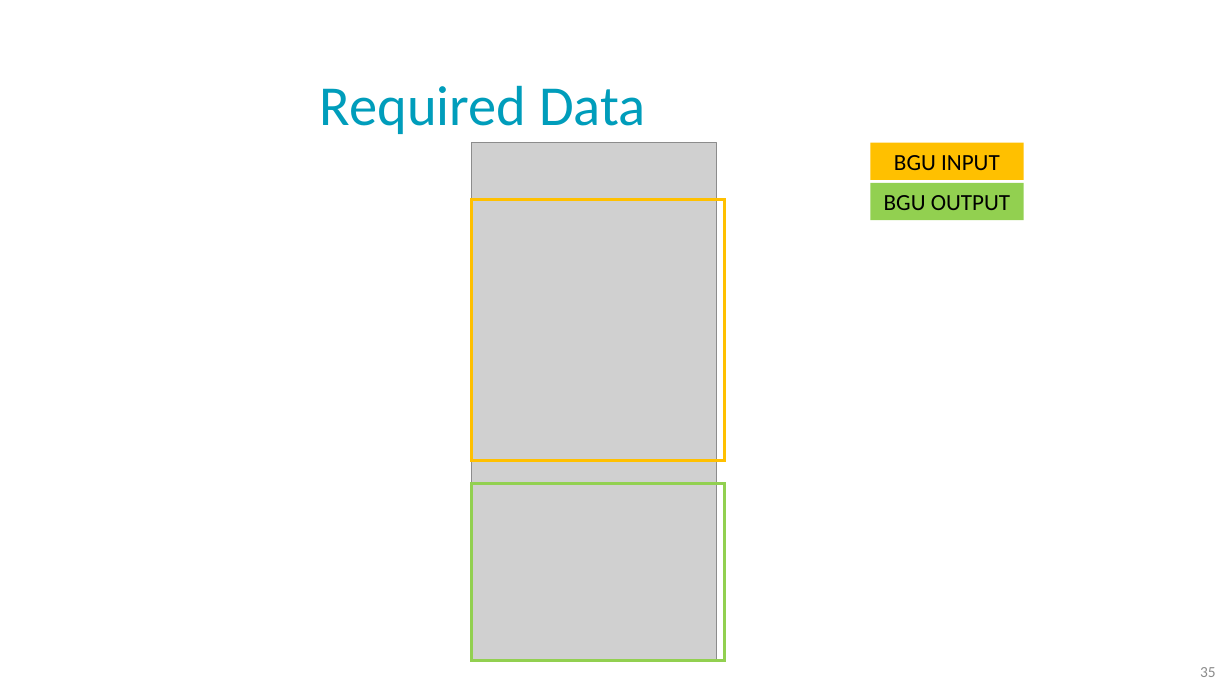
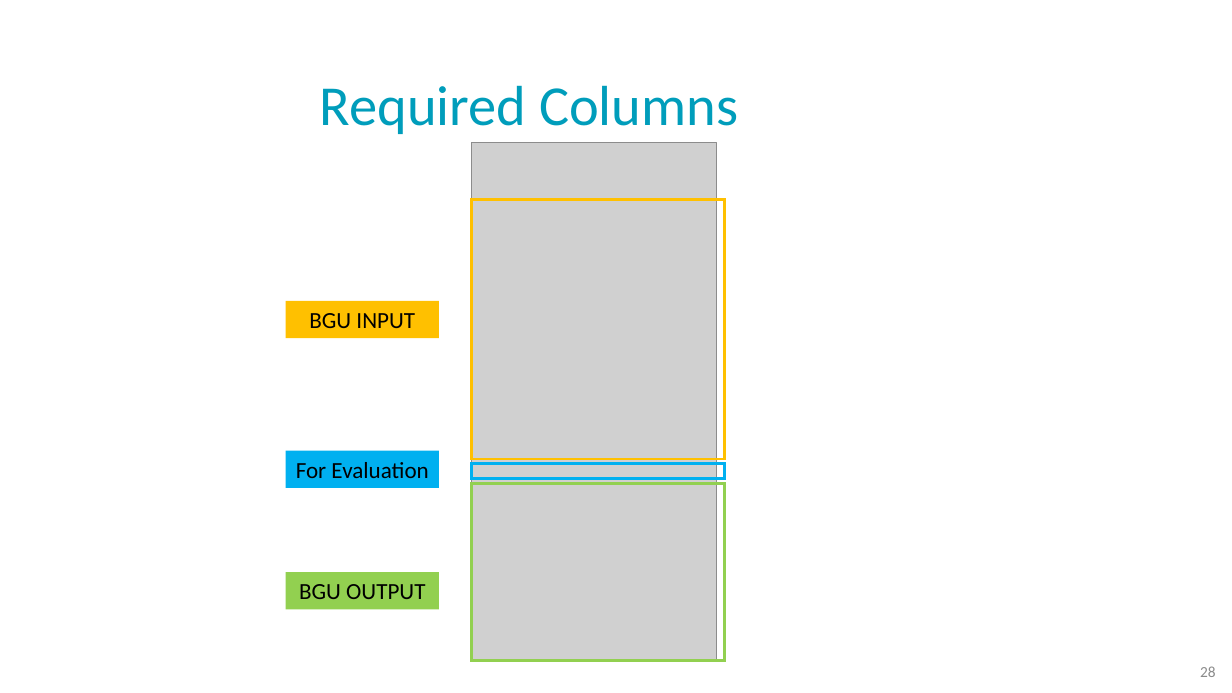
Before and after one commit to NoaTal1996/Backbone-Graph, a slide deck: slide 28 of docs/meeting/2026_05_06_for_investors.pptx (slide 35 before the commit). Drawn at 1232x693 pixels with LibreOffice and Linux fonts; fonts in the diff are those of the drawing; grey boxes stand for pictures; background and template pictures are left out. Boxes give left, top, right and bottom in pixels: in the first picture for what was removed or moved away, otherwise in the second. Text is boxed around its words. In the diff, an @@ line names an element or a change of style, - is before the commit and + after.

```diff
--- a/docs/meeting/2026_05_06_for_investors.pptx
+++ b/docs/meeting/2026_05_06_for_investors.pptx
@@ title at box(320, 85, 738, 134): text changed @@
-Required Data
+Required Columns
@@ rectangle "BGU INPUT": place and size @@
-rectangle "BGU INPUT" at box(871, 142, 1024, 179)
+rectangle "BGU INPUT" at box(286, 301, 439, 338)
@@ rectangle added at box(286, 451, 439, 488), fill #00B0F0, 18 pt, text #000000 @@
+For Evaluation
@@ rectangle added at box(471, 464, 725, 480), outline #00B0F0 2.25 pt @@
@@ rectangle "BGU OUTPUT": place and size @@
-rectangle "BGU OUTPUT" at box(871, 183, 1024, 220)
+rectangle "BGU OUTPUT" at box(286, 572, 439, 609)
@@ page number at box(1200, 666, 1216, 677): text changed @@
-35
+28
```
Also in this commit, not shown: 5 other slides changed, 7 slides removed, 1 other file.
